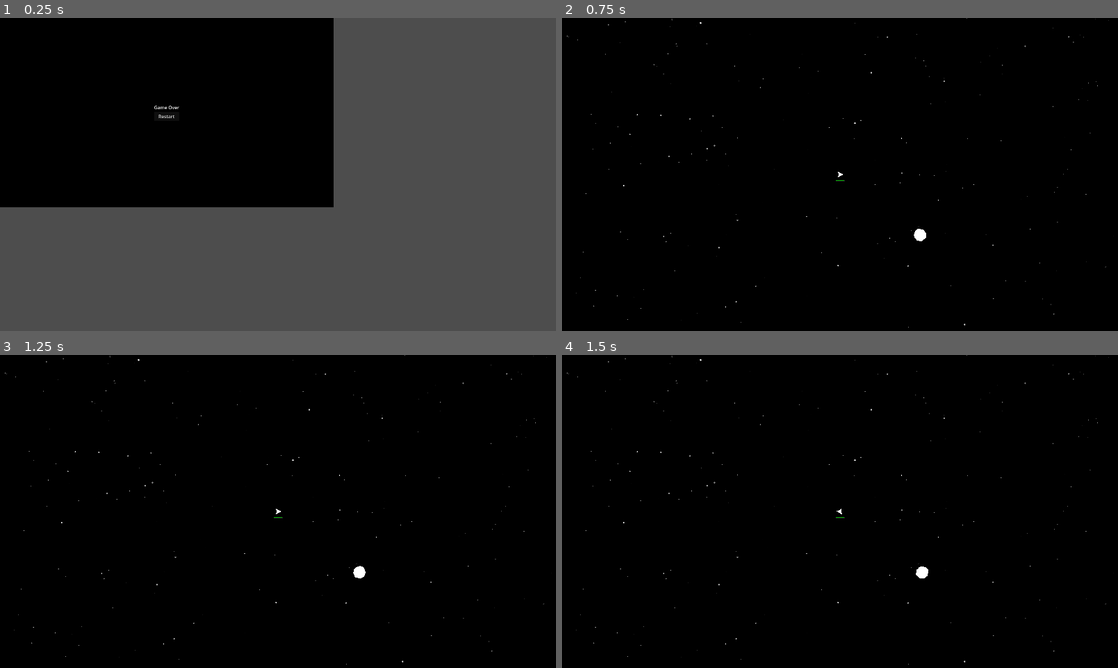
Above: before the commit, frames 1-4 (two rows, left to right).
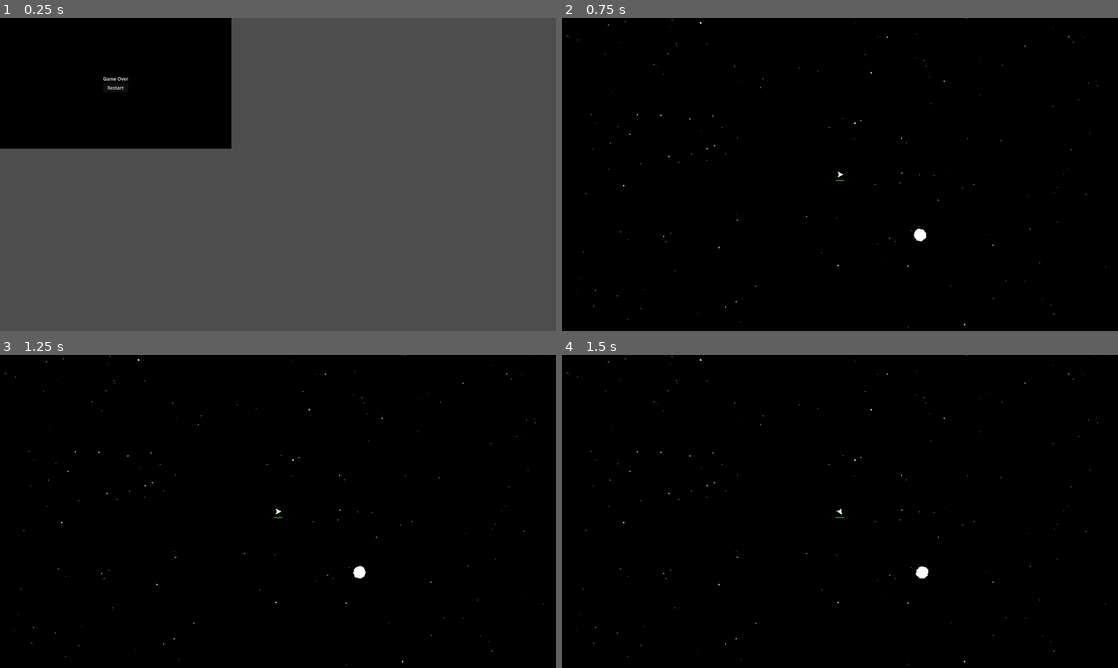
Above: after the commit, the same moments.

Repository: krets/space-octo
Game: Godot game, scene res://scenes/game_over.tscn
Two runs of this game, one before a commit and one after it. Both use one fixed random seed, a clock stepped at 60 frames per second and the inputs below. This scene is started directly instead of the project's main scene.
Inputs:
- Up to frame 1 (0.25 s): no input
- Up to frame 2 (0.75 s): click "Restart" at 0.5 s
- Up to frame 3 (1.25 s): no input
- Up to frame 4 (1.5 s): hold D (turn_right) from 1.28 s (still down)

The runs differ from the first frame. In frame 1, 19% of the frame differs, in the area x 0-60%, y 0-61%; in frame 2, nothing differs; in frame 3, nothing differs; in frame 4, nothing differs.

Commit message:
no grav; auto-resize

Diff:
--- a/project.godot
+++ b/project.godot
@@ -60,6 +60,15 @@
 "events": [Object(InputEventKey,"resource_local_to_scene":false,"resource_name":"","device":-1,"window_id":0,"alt_press …(195 unchanged characters)…
 ]
 }
+shoot={
+"deadzone": 0.2,
+"events": [Object(InputEventKey,"resource_local_to_scene":false,"resource_name":"","device":-1,"window_id":0,"alt_pressed":false,"shift_pressed":false,"ctrl_pressed":false,"meta_pressed":false,"pressed":false,"keycode":0,"physical_keycode":32,"key_label":0,"unicode":32,"location":0,"echo":false,"script":null)
+]
+}
+
+[physics]
+
+2d/default_gravity=0.0
 
 [rendering]
 
--- a/scenes/game_over.gd
+++ b/scenes/game_over.gd
@@ -1,4 +1,9 @@
 extends CanvasLayer
+
+func _ready():
+	var size = get_viewport().size
+	$ColorRect.size = size
+	$CenterContainer.size = size
 
 func _on_button_pressed() -> void:
 	get_tree().paused = false
